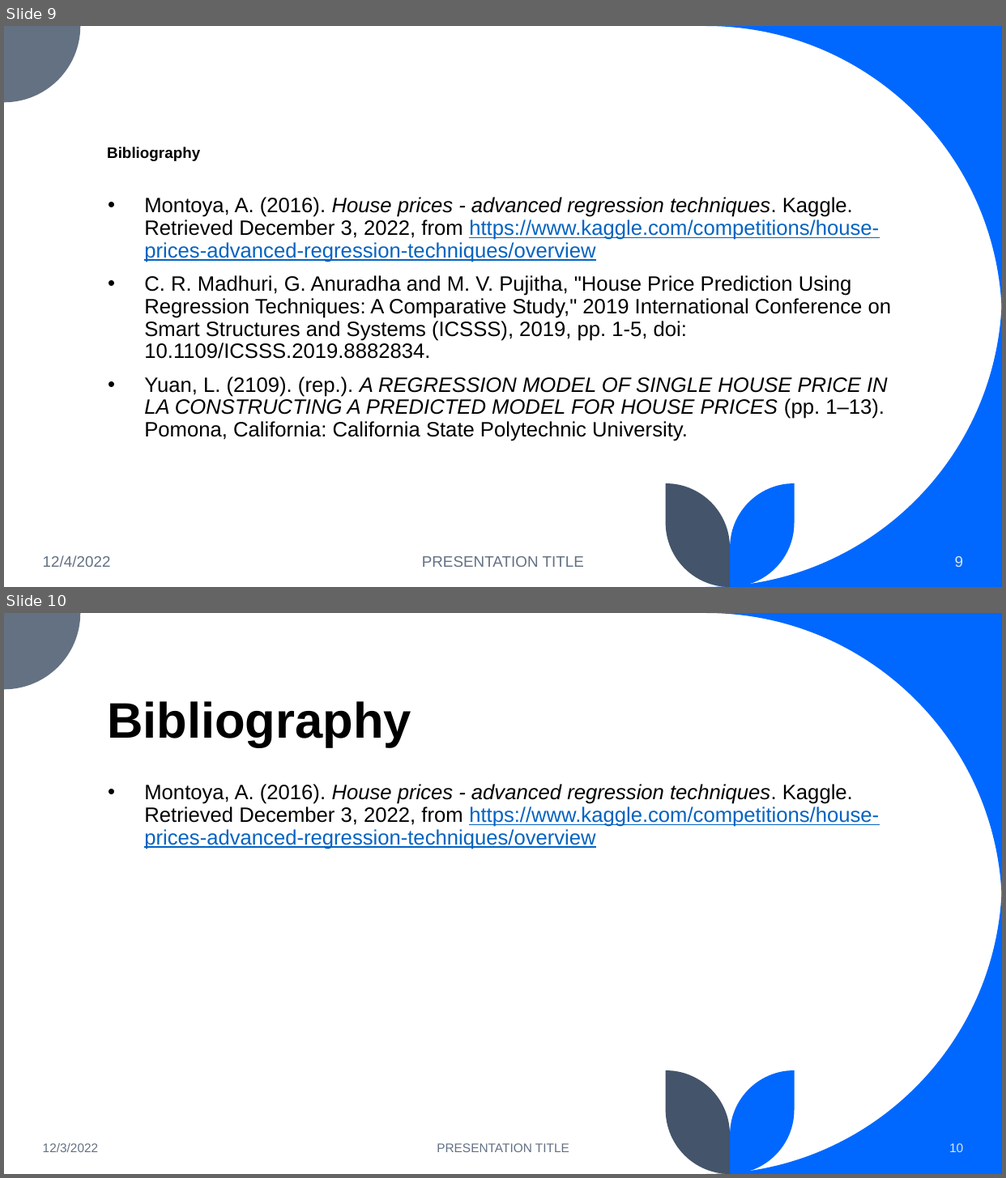
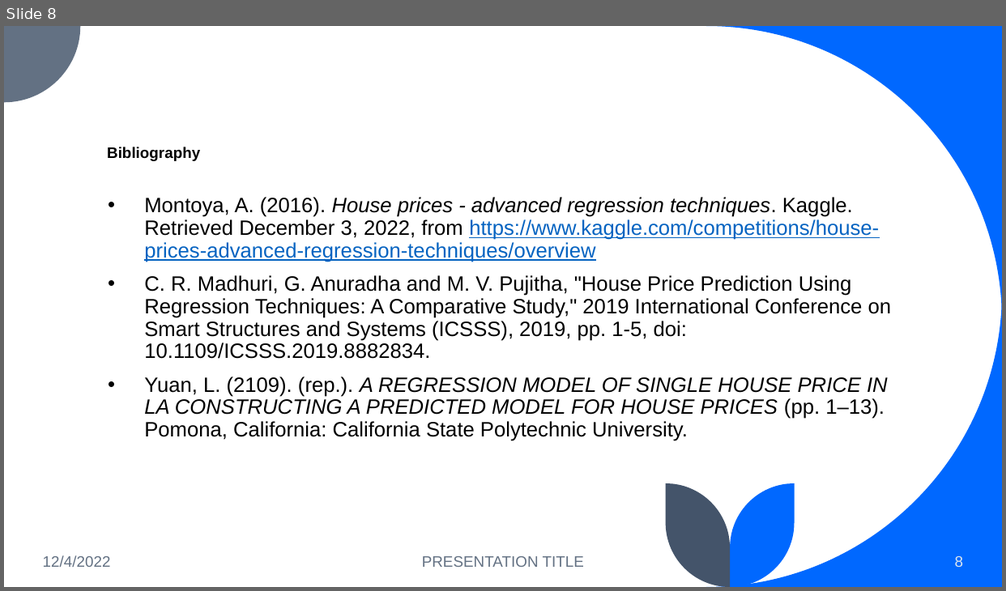
Before and after one commit to KhoaaaBui/HousePricePredictor, a slide deck: Housing Prices – Multivariable Regression.pptx. Shown one above the other, each under a label of ours: slides 9 and 10 before the commit, slide 8 after it. The pictures are 1006x1178 and 1006x591 pixels, drawn with LibreOffice and Linux fonts; fonts in the diff are those of the drawing. Boxes give left, top, right and bottom in pixels: in the first picture for what was removed or moved away, otherwise in the second. Text is boxed around its words. In the diff, an @@ line names an element or a change of style, - is before the commit and + after.

```diff
--- a/Housing Prices – Multivariable Regression.pptx
+++ b/Housing Prices – Multivariable Regression.pptx
@@ slide 10 removed at box(4, 613, 1002, 1174), background #FFFFFF; not listed: 5 template elements that a slide beside it also shows @@
@@ title removed at box(107, 701, 411, 747) @@
-Bibliography
@@ text removed at box(144, 784, 879, 850) @@
-• Montoya, A. (2016). House prices - advanced regression techniques. Kaggle. Retrieved December 3, 2022, from https://www.kaggle.com/competitions/house-prices-advanced-regression-techniques/overview
@@ text removed at box(43, 1144, 98, 1152) @@
-12/3/2022
@@ text removed at box(437, 1144, 569, 1152) @@
-PRESENTATION TITLE
@@ page number removed at box(949, 1144, 963, 1152) @@
-10
@@ what was slide 9 is now slide 8 @@
@@ page number at box(955, 557, 963, 567): text changed @@
-9
+8
```
Also in this commit, not shown: 1 slide changed, 1 other slide removed.
